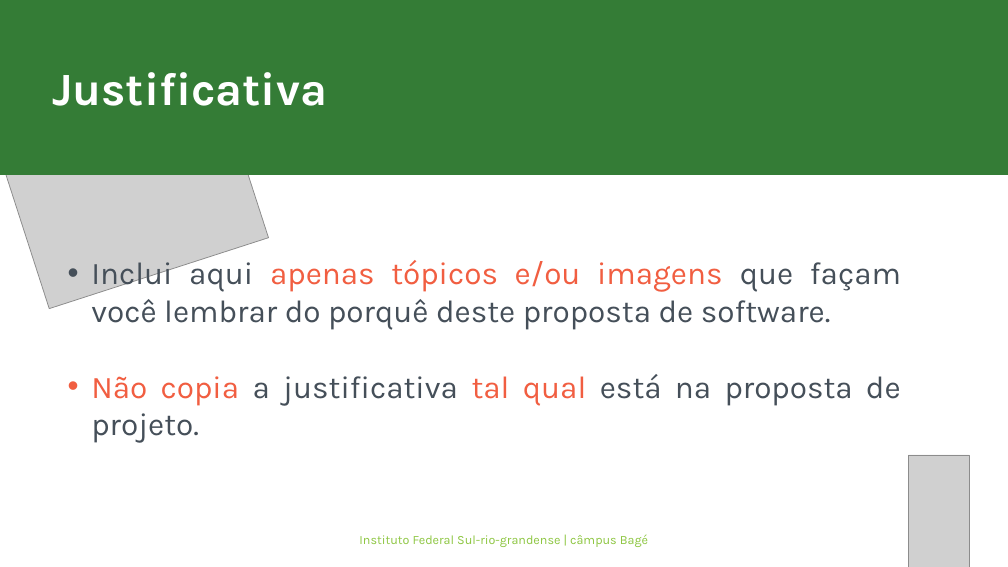
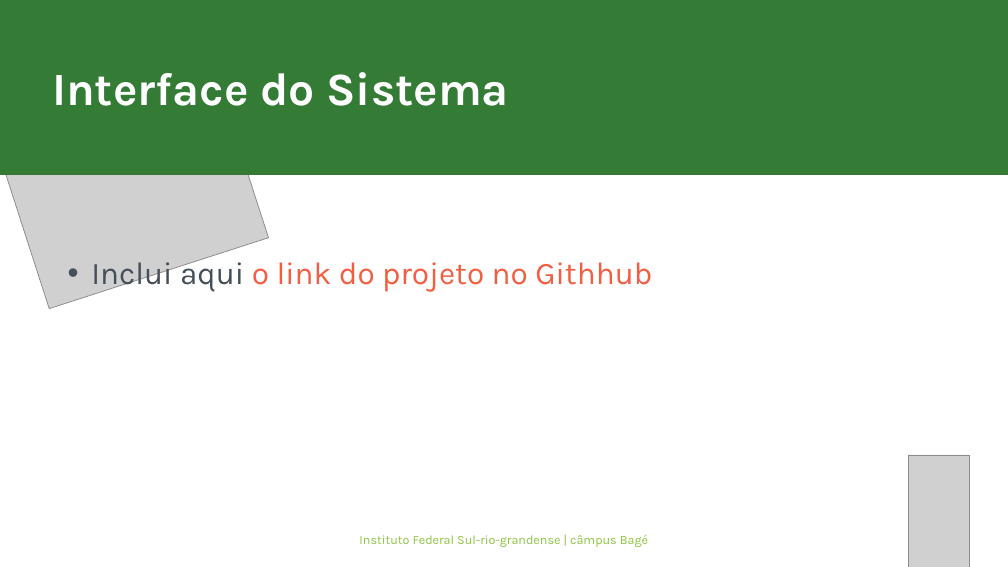
Before and after one commit to fpratescamargo/Projeto-de-Software, a slide deck: slide 5 of Apresentação_SeminarioII.pptx. Drawn at 1008x567 pixels with LibreOffice and Linux fonts; fonts in the diff are those of the drawing; grey boxes stand for pictures. Boxes give left, top, right and bottom in pixels: in the first picture for what was removed or moved away, otherwise in the second. Text is boxed around its words. In the diff, an @@ line names an element or a change of style, - is before the commit and + after.

```diff
--- a/Apresentação_SeminarioII.pptx
+++ b/Apresentação_SeminarioII.pptx
@@ text at box(52, 72, 508, 106): text changed @@
-Justificativa
+Interface do Sistema
@@ text at box(91, 256, 652, 292): text changed; text colour #454F59 to #F15E41 @@
-• Inclui aqui apenas tópicos e/ou imagens que façam você lembrar do porquê deste proposta de software.
-• Não copia a justificativa tal qual está na proposta de projeto.
+• Inclui aqui o link do projeto no Githhub
```
Also in this commit, not shown: 1 other slide changed, 2 slides removed.
